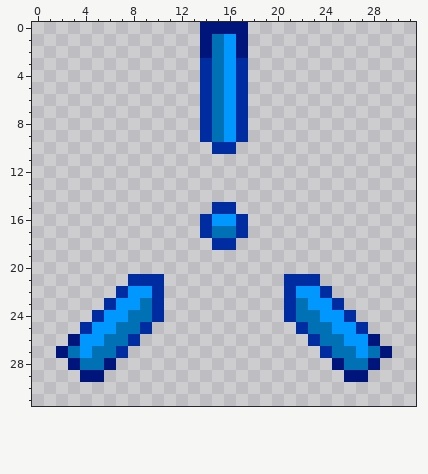
Pixel-art sprite, stored at Resources/Textures/_RMC14/Interface/MousePointer/flamer_mouse.rsi/all.png. The picture above was drawn from the file before the commit.
The file is 32x32 pixels.
The result:
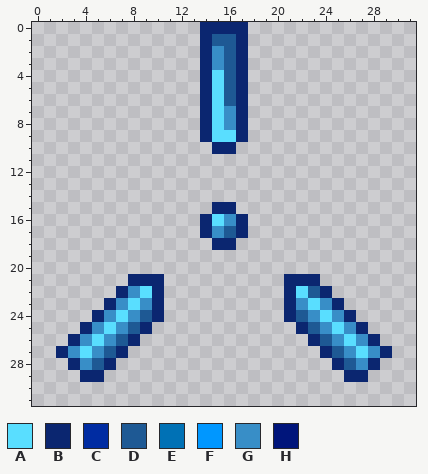
Palette (. is transparent): A #59deff  B #0b2670  C #002ca2  D #1e5994  E #0071b5  F #0097ff  G #388ec7  H #00157b
The exact change:
Changed rows in their new state; - is an unchanged pixel.
first column x 14:
 0 BBBB
 1 BDDB
 2 BGDB
 3 BGDB
 4 BADB
 5 BADB
 6 BADB
 7 BAGB
 8 BAGB
 9 BAAB
10 -BB-
first column x 2:
15 -------------BB-------------
16 ------------BAGB------------
17 ------------BGDB------------
18 -------------BB-------------
21 ------BBB----------BBB------
22 -----BGAB----------BADB-----
23 ----BGAGB----------BGAGB----
24 ---BGAGDB----------BDGAGB---
25 --BGAGDB------------BDGAGB--
26 -BGAGDB--------------BDGAGB-
27 BGAGDB----------------BDGAGB
28 -BGDB------------------BDGB-
29 --BB--------------------BB--
Boxes around the changes in both pictures, in picture pixels (x1, y1, x2, y2):
changed: (200, 22, 248, 154)
changed: (200, 202, 248, 250)
changed: (56, 274, 164, 382)
changed: (284, 274, 392, 382)
